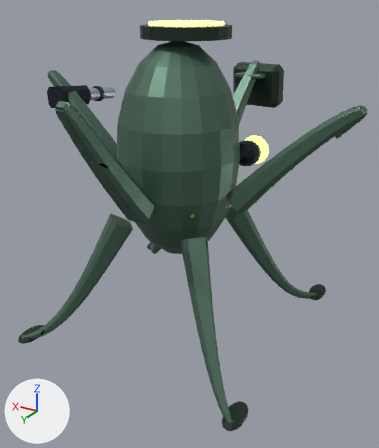
The glTF model public/assets/models/combat/s07.glb as it was, and as the next commit left it.
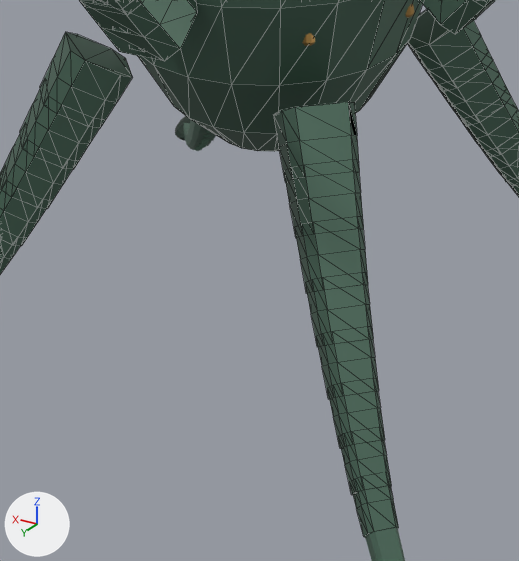
There are two pictures of each version: one whole from a camera (50 mm lens) standing at (-3.66, 5.83, 4.72) and looking at (0.25, -0.69, 1.46), one close up on the part from 23% to 69% of the width and 45% to 87% of the height. Arrows for +X, +Y and +Z are at lower left; the lights stay in place. The last two pictures show the newer version. The close-ups show mesh edges as thin lines. Where no turn or scale is listed for an object, it has been applied to the vertices.

Names of what the first close-up shows: 'Export_leg_FR_armor', 'Export_leg_HL_0_armor', 'Export_leg_HL_1_armor', 'Export_leg_HL_armor', 'Export_leg_HR_0_armor', 'Export_leg_HR_1_armor', 'Export_leg_HR_2_armor', 'Export_leg_HR_3_armor', 'Export_leg_HR_4_armor', 'Export_leg_HR_armor', 'Export_spine_armor', 'Export_tent_3_armor' and 17 more.
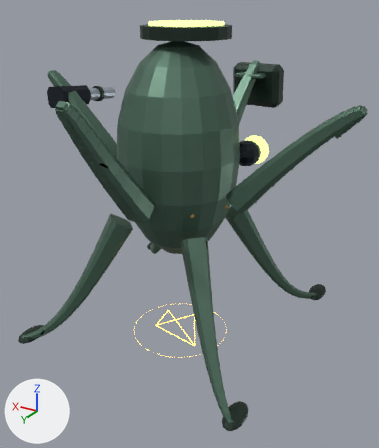
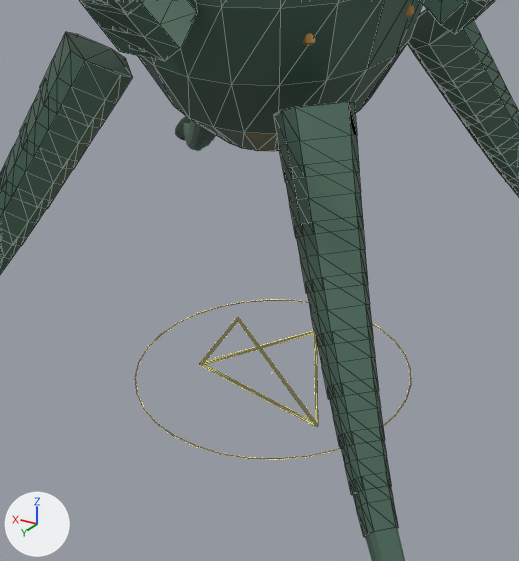
Where the change shows, as pixel boxes [x1, y1, x2, y2] in the close-ups (519 x 561 px):
'Export_fx_atk_field_tell_fx_accent', added: after [135, 300, 411, 459]

The edits, one by one:
Mesh me_export_fx_atk_field_tell_fx_accent is new.
It has 168 vertices, 316 faces and spans x -0.719..0.719, y -0.719..0.719, z -0.001..0.019.
It uses material mat_fx_accent (orange #ffc857, glowing orange #ffc857).
Object 'Export_fx_atk_field_tell_fx_accent' (ob_export_fx_atk_field_tell_fx_accent) is new; it shows me_export_fx_atk_field_tell_fx_accent.
Its location is (0.0, 0.0, 0.0).
